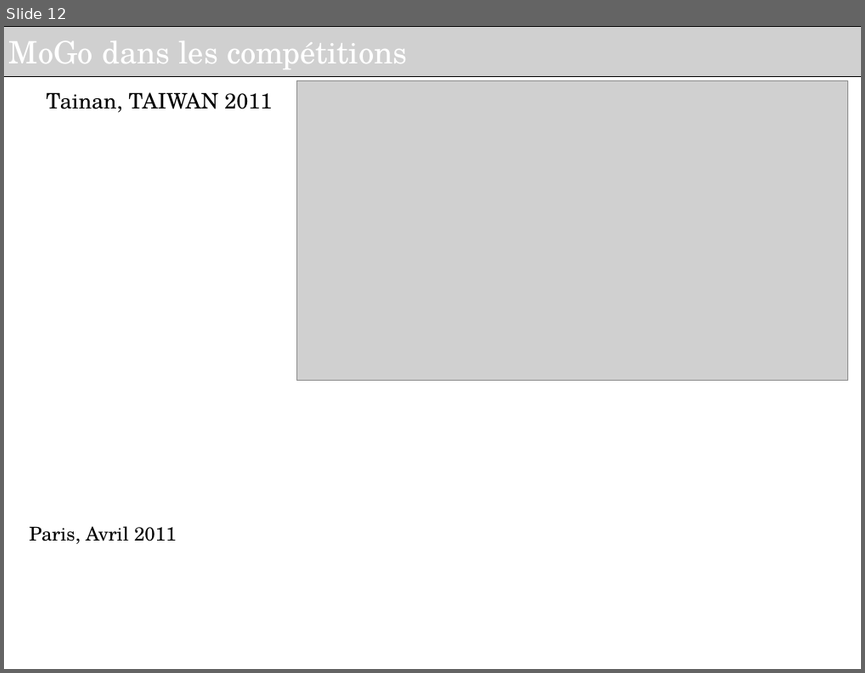
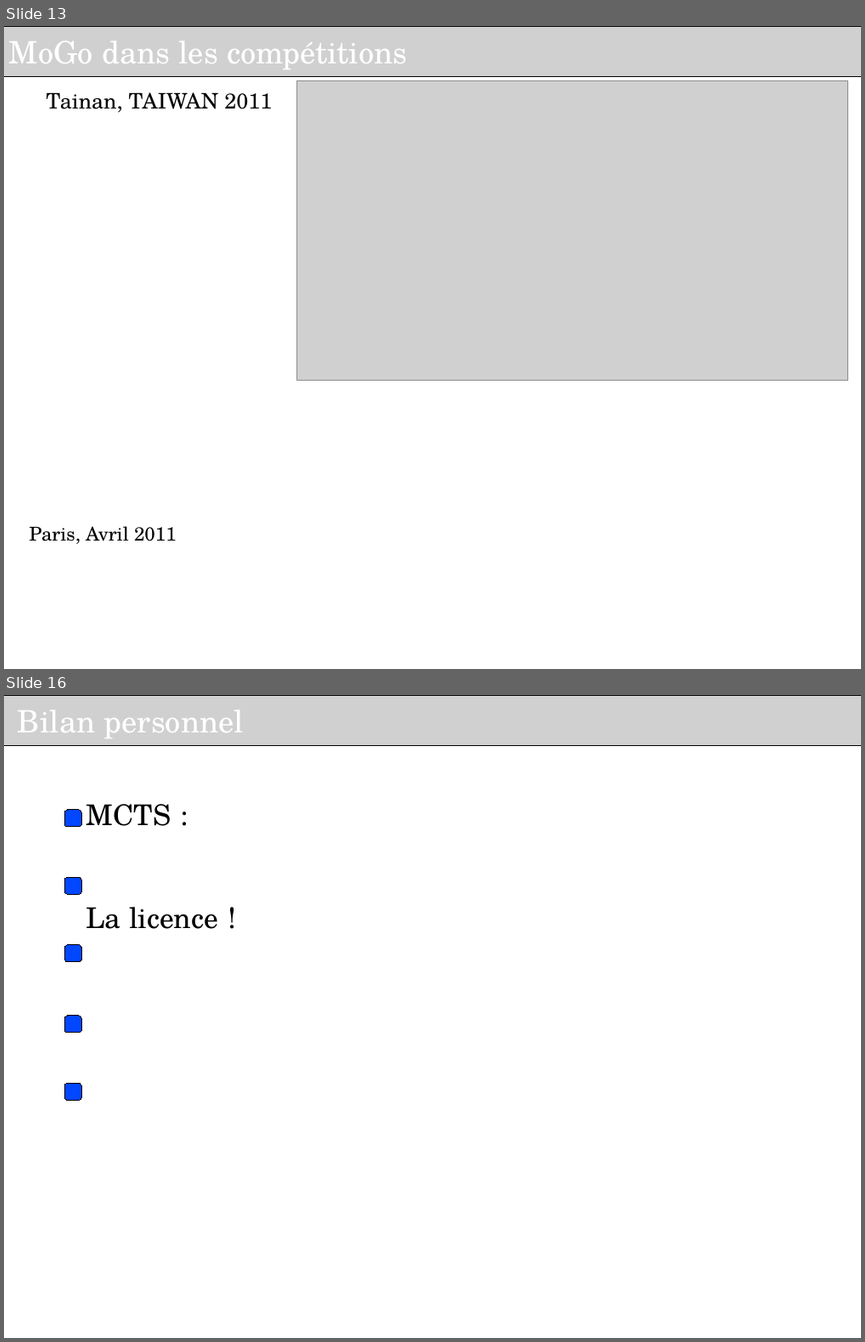
Before and after one commit to haspeleo/Android-Dev, a slide deck: MCTS/Soutenance_INRIA_V2.odp. Shown one above the other, each under a label of ours: slide 12 before the commit, slides 13 and 16 after it; the slides between them are not shown. The pictures are 865x673 and 865x1342 pixels, drawn with LibreOffice and Linux fonts; fonts in the diff are those of the drawing; grey boxes stand for pictures; background and template pictures are left out. Boxes give left, top, right and bottom in pixels: in the first picture for what was removed or moved away, otherwise in the second. Text is boxed around its words. In the diff, an @@ line names an element or a change of style, - is before the commit and + after.

```diff
--- a/MCTS/Soutenance_INRIA_V2.odp
+++ b/MCTS/Soutenance_INRIA_V2.odp
@@ slide 16 added at (x1=4, y1=695, x2=861, y2=1338), background #FFFFFF @@
@@ picture added at (x1=4, y1=695, x2=861, y2=745), 26 pt, text #FFFFFF @@
+Bilan personnel
@@ rounded rectangle added at (x1=65, y1=810, x2=82, y2=827), fill #0047FF, outline #000000 0 pt @@
@@ text added at (x1=86, y1=804, x2=218, y2=929), 24 pt, text #000000 @@
+MCTS :
+La licence !
@@ rounded rectangle added at (x1=65, y1=878, x2=82, y2=895), fill #0047FF, outline #000000 0 pt @@
@@ rounded rectangle added at (x1=65, y1=944, x2=82, y2=961), fill #0047FF, outline #000000 0 pt @@
@@ rounded rectangle added at (x1=65, y1=1015, x2=82, y2=1032), fill #0047FF, outline #000000 0 pt @@
@@ rounded rectangle added at (x1=65, y1=1083, x2=82, y2=1100), fill #0047FF, outline #000000 0 pt @@
@@ what was slide 12 is now slide 13 @@
```
Also in this commit, not shown: 4 slides changed, 2 other slides added, 1 slide removed.
